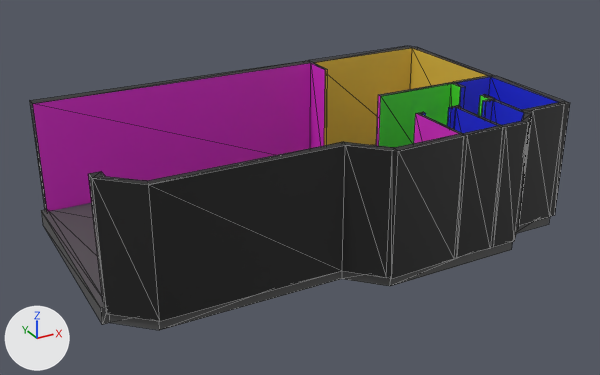
Two versions of the glTF model Assets/Rooms/new_tavern.glb, one commit apart.
Before and after are seen from a 50 mm camera at (-18.4, -39.9, 18.1) aimed at (-0.3, -7.1, 1.7). Every picture has the same lights, and +X, +Y and +Z are marked at lower left. Mesh edges are drawn as thin lines. Where no turn or scale is listed for an object, it has been applied to the vertices. Vertices at the same position are counted once.
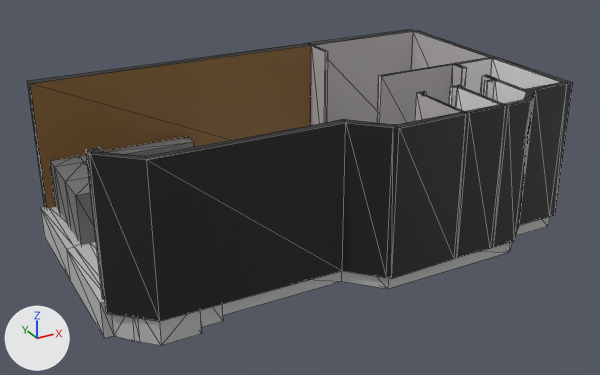
The newer file is also turned or shifted as a whole; pictures and numbers use the older file's frame.

Location of each change, (x1, y1, x2, y2) in pixels of the pictures (600 x 375 px; the box of a moved part takes in the faces that stretch with it):
'Cube.045', reshaped
    before: (30, 46, 570, 321)
    after: (27, 30, 573, 321)
'Floor.002', added
    after: (40, 206, 550, 345)
'Plane', deleted
    before: (41, 203, 550, 330)
'Counter.002', added
    after: (50, 136, 194, 245)
part 1 of me_cube_053, moved or reshaped
    before: (30, 46, 570, 321)
    after: (27, 30, 573, 321)
part 2 of me_cube_053, recoloured
    both: (33, 63, 311, 208)
part 3 of me_cube_053, recoloured (pink to grey)
    before: (311, 63, 458, 148)
    after: (311, 46, 460, 125)
part 4 of me_cube_053, recoloured (yellow to grey)
    both: (324, 48, 452, 123)
part 5 of me_cube_053, recoloured (green to grey)
    before: (379, 84, 461, 147)
    after: (380, 65, 462, 125)
part 6 of me_cube_053, recoloured (blue to grey)
    before: (423, 77, 558, 133)
    after: (423, 58, 560, 111)

The change, as a list of edits to the scene's bpy script:
```text
Add mat_basicback:
    mat_basicback = principled_material('BasicBack')
    mat_basicback.base_color = (0.513, 0.484, 0.497)  # grey #beb9bb
Add mat_basicwood:
    mat_basicwood = principled_material('BasicWood')
    mat_basicwood.base_color = (0.236, 0.123, 0.0325)  # brown #856233
Add mat_basictoilet:
    mat_basictoilet = principled_material('BasicToilet')
    mat_basictoilet.base_color = (0.8, 0.8, 0.8)  # white #e7e7e7
Add mat_basiccounter:
    mat_basiccounter = principled_material('BasicCounter')
    mat_basiccounter.base_color = (0.184, 0.184, 0.184)  # grey #777777
Add mat_basicfloor:
    mat_basicfloor = principled_material('BasicFloor')
    mat_basicfloor.base_color = (0.523, 0.523, 0.523)  # light grey #bfbfbf
Change me_cube_053:
    used by ob_cube_045; location = (-11.02, -10.37, 2.72)
    remove me_cube_053.from_pydata(...)  # 158 vertices, 314 faces; spans x -0.3..22.6, y -3.5..10.7, z -3.0..3.0
    add me_cube_053.from_pydata(...)  # 156 vertices, 310 faces; spans x -0.3..22.6, y -3.5..10.7, z -3.0..4.0
    me_cube_053 part 1
    5 vertices are removed from x 19.5..19.6, y 0.1..0.9, z 3.0
    28 faces are deleted
    74 vertices in x -0.3..22.6, y -3.5..10.7, z 3.0 move by (0.0, 0.0, 1.0)
    3 vertices are added at (19.6, 0.1, 4.0), (19.6, 0.1, 4.0), (19.6, 0.9, 4.0)
    3 new faces join them, mat_base (white #e7e7e7)
    7 new faces join them, mat_basicback (grey #beb9bb)
    1 new face joins them, mat_basictoilet (white #e7e7e7)
    13 new faces join them, mat_oustside (black #1c1c1c)
    me_cube_053 part 2: 14 faces spanning x -0.2..15.2, y -3.1..10.1, z -3.0..4.0 switch from mat_mainroom (pink #de2ecf) to mat_basicwood (brown #856233)
    me_cube_053 part 3: 6 faces spanning x 15.1..15.2, y -3.1..10.1, z -3.0..4.0 switch from mat_mainroom (pink #de2ecf) to mat_basicback (grey #beb9bb)
    me_cube_053 part 4: 14 faces spanning x 15.2..22.2, y 3.3..10.2, z -3.0..4.0 switch from mat_backroom (yellow #e7c347) to mat_basicback (grey #beb9bb)
    me_cube_053 part 5: 14 faces spanning x 15.1..19.6, y 0.1..3.1, z -3.0..4.0 switch from mat_pretoilet (green #4de733) to mat_basicback (grey #beb9bb)
    me_cube_053 part 6: 51 faces spanning x 15.3..22.2, y -3.1..3.1, z -3.0..4.0 switch from mat_toilet (blue #242fe7) to mat_basictoilet (white #e7e7e7)
Add me_cube_008:
    me_cube_008.from_pydata(...)  # 24 vertices, 44 faces; spans x -10.75..-3.42, y -5.03..-0.17, z -0.73..2.96
    me_cube_008.materials.append(mat_basiccounter)  # grey #777777
Add me_cube_007:
    me_cube_007.from_pydata(...)  # 106 vertices, 207 faces; spans x -11.5..11.3, y -13.6..0.1, z -1.2..1.4
    me_cube_007.materials.append(mat_basicfloor)  # light grey #bfbfbf
Remove ob_plane:
    ob_plane = bpy.data.objects.new('Plane', me_plane)
    ob_plane.location = (0.15, -6.24, 0.0)
Add ob_counter_002:
    ob_counter_002 = bpy.data.objects.new('Counter.002', me_cube_008)
    ob_counter_002.location = (0.0, 0.0, -0.27)
Add ob_floor_002:
    ob_floor_002 = bpy.data.objects.new('Floor.002', me_cube_007)
    ob_floor_002.location = (0.0, 0.0, -0.27)
```
